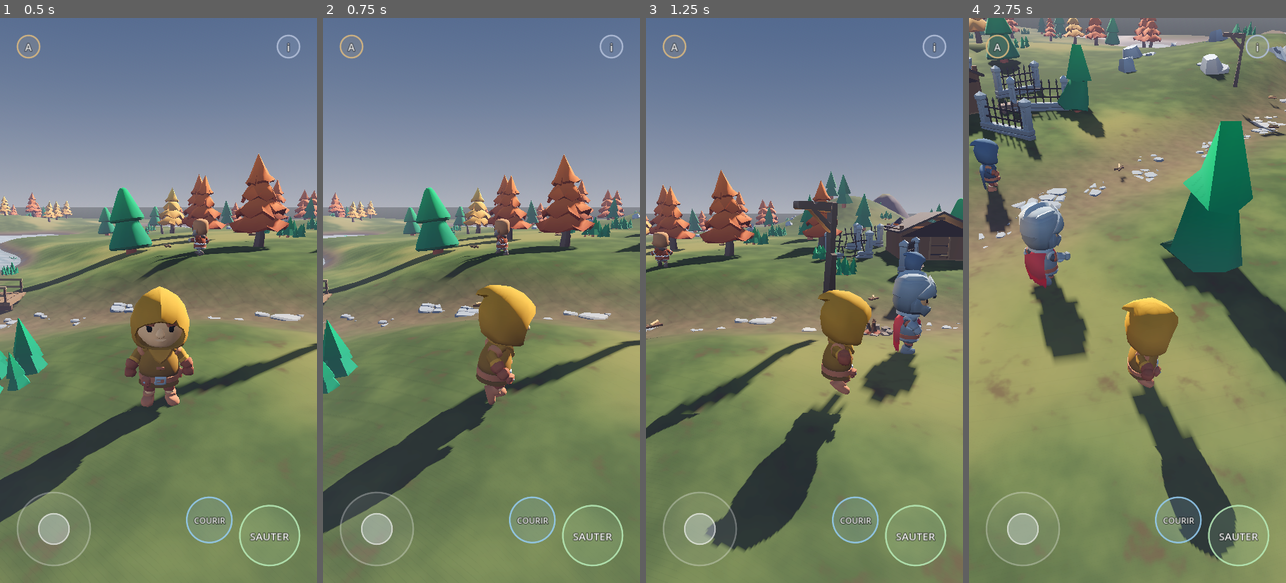
Above: before the commit, frames 1-4 (left to right).
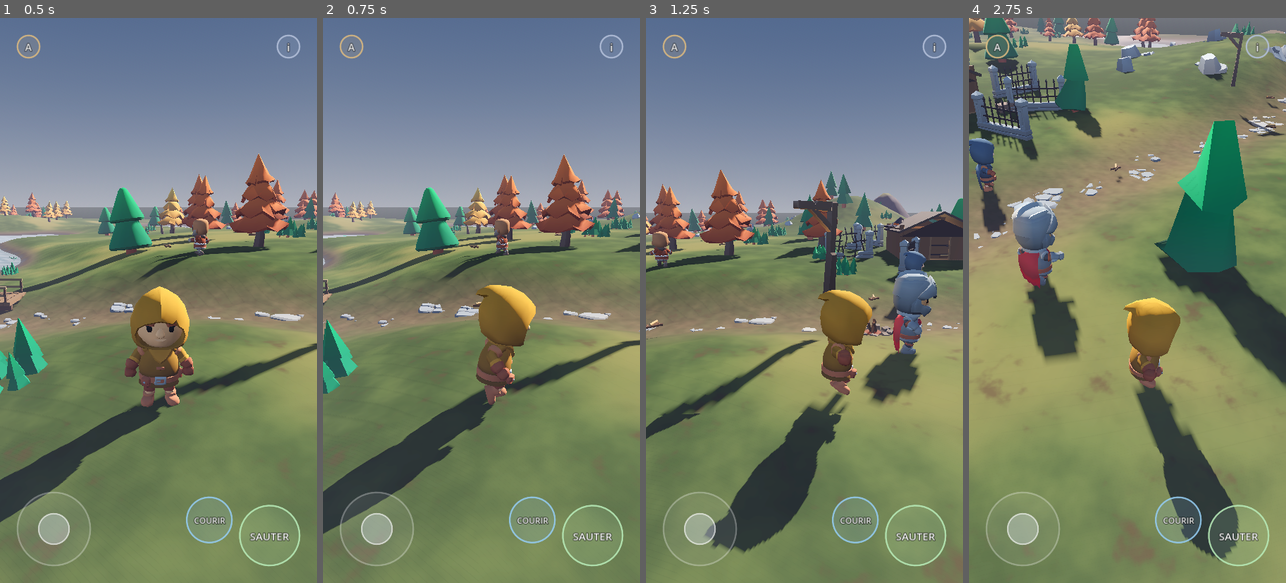
Above: after the commit, the same moments.

Repository: yori-gossart/Brume.godot
Game: Godot game, scene res://scenes/BenchmarkWorld.tscn
The game is run twice, just before and just after one commit, with the same random seed, the same clock (stepped at 60 frames per second) and the same inputs.
Inputs (mouse positions are in pixels of both pictures, inside the frame that each line leads up to):
- Up to frame 1 (0.5 s): no input
- Up to frame 2 (0.75 s): tap Enter at 0.5 s; move the mouse to (551, 272) at 0.52 s; hold D from 0.53 s (still down); hold Shift (sprint) from 0.53 s (still down); click (551, 272) at 0.67 s
- Up to frame 3 (1.25 s): keep holding D; keep holding Shift (sprint); tap Space (jump) at 0.77, 0.8, 1.07 s
- Up to frame 4 (2.75 s): release D at 1.25 s; release Shift (sprint) at 1.25 s; drag from (1064, 328) to (1111, 413) at 1.27 s; move the mouse to (1159, 176) at 2.02 s; hold D from 2.03 s (still down); hold E (interact) from 2.03 s (still down); tap Space (jump) at 2.3 s

Frame 1 is identical in both runs. In frame 2, less than 0.1% of the frame differs, in the area x 0-100%, y 25-92%; in frame 3, 1.6%; in frame 4, 9.5%, in the area x 0-100%, y 0-96%.

Commit message:
NOMADSLAND 0.2.1b — mobile movement tuning
Micro-patch on the A55-validated 0.2.1. Two settings, nothing else: the
jump, collisions, water, interactions, world physics, geometry, animations
and the data-driven architecture are all untouched.

Speeds
- WALK 3.4 -> 3.8 m/s, RUN 5.5 -> 5.8 m/s, SPRINT unchanged at 7.5.
  Acceleration and deceleration unchanged; no technical need arose.
  Measured over five seconds from a standing start: 18.6 m, 27.9 m, 36.2 m.
- out_of_spec() bands follow: WALK 3.2-4.0, RUN 5.2-6.2.

Forward steering corridor
- A virtual stick has no notch at twelve o'clock and no spring, so on the
  A55 a few degrees of thumb drift curved a straight run. Inside +/-15
  degrees of the forward axis the accidental lateral component is removed;
  over the next 9 degrees it fades back in on a smoothstep; past 24 degrees
  nothing is touched. Hard turns, diagonals, strafing and backing up keep
  the full analogue range — this is a wobble filter, not eight directions.
- The axis is a parameter, never a constant. Screen space has Y down, the
  controller's input space has +Y forward, the world has neither; an angle
  hardcoded against the wrong one works until the player turns around. So
  StickShaping takes the forward axis from its caller, MobileHud declares
  the one the widget really uses, and the test checks it against the
  direction the CharacterBody3D actually travels.
- Magnitude is preserved exactly: zeroing the lateral part of a unit vector
  would have cost 1.5% of speed at 10 degrees off axis. The corridor changes
  a direction and nothing else.
- Applied in _drag_stick() only. It is a property of a thumb on glass, not
  of the character, so keyboard, pad and tests writing move_input directly
  are not shaped.

Tests: 11 new checks. Five sweep the shaping function (the corridor edge is
shown continuous by sampling at two resolutions and watching the worst step
shrink in proportion, which a real discontinuity would not do); six drive
real touches through the real dispatcher and measure the body. All 195
legacy checks still green, none deleted, no threshold loosened.

Two measurement fixes in the foot-slide check, both forced by the new
speeds and neither of them slack: the half-stick sample dropped to 0.34 so
it still exercises Walking_A rather than crossing the gait change, and the
body speed is now medianed over the same window as the feet. The clip
floors were re-measured at the speeds actually used: Running_A sits at
35.4% at 3.8 m/s and 37.6% at 7.5 m/s.

Co-Authored-By: Claude Opus 5 <noreply@anthropic.com>
Claude-Session: https://claude.ai/code/session_015a69GCS57ztzpTt2984abL

Diff:
--- a/project.godot
+++ b/project.godot
@@ -12,13 +12,13 @@
 
 [application]
 
-config/name="NOMADSLAND — Godot 0.2.1"
-config/description="0.2.1 — movement, collision and game feel.
+config/name="NOMADSLAND — Godot 0.2.1b"
+config/description="0.2.1b — movement, collision and game feel.
 Mobile renderer, GDScript only, portrait. Every movement number lives in
 scripts/player/player_movement_config.gd (section 36); physics layers in
 docs/PHYSICS_CONVENTIONS.md. Main scene is the benchmark world; the review
 scene is scenes/testing/ArtPhysicsShowcase.tscn."
-config/version="0.2.1"
+config/version="0.2.1b"
 run/main_scene="res://scenes/BenchmarkWorld.tscn"
 config/features=PackedStringArray("4.3", "Mobile")
 config/icon="res://icon.svg"
--- a/scripts/player/player_movement_config.gd
+++ b/scripts/player/player_movement_config.gd
@@ -36,8 +36,16 @@
 ## 1.5 m/s is a slow amble — a real walk is about 1.4 and a jog 3.0 — and at
 ## this world's scale (a 160 m map, a river 18 m across) it meant a minute of
 ## nothing to get anywhere. These are deliberately faster than realistic.
-@export var walk_speed: float = 3.4
-@export var run_speed: float = 5.5
+##
+## 0.2.1b, after the first real run on the Galaxy A55: 3.4 and 5.5 were
+## close but the walk still dragged a little and the run wanted more bite.
+## 3.8 and 5.8. SPRINT was right and is untouched.
+##
+## 3.8 m/s is also, by luck rather than design, almost exactly the speed
+## Running_A was authored for (3.85 m/s), so the default gait now plays at
+## 0.99x — the most honest playback rate in the whole locomotion set.
+@export var walk_speed: float = 3.8
+@export var run_speed: float = 5.8
 @export var sprint_speed: float = 7.5
 ## How far the stick has to be pushed, with RUN held, before WALK becomes
 ## SPRINT. Below this, RUN held gives RUN.
@@ -161,10 +169,10 @@
 ## Returns an empty array when everything is inside its band.
 func out_of_spec() -> PackedStringArray:
 	var bad := PackedStringArray()
-	if walk_speed < 3.0 or walk_speed > 3.8:
-		bad.append("walk_speed %.2f outside 3.0..3.8 (section 2)" % walk_speed)
-	if run_speed < 5.0 or run_speed > 6.0:
-		bad.append("run_speed %.2f outside 5.0..6.0 (section 2)" % run_speed)
+	if walk_speed < 3.2 or walk_speed > 4.0:
+		bad.append("walk_speed %.2f outside 3.2..4.0 (0.2.1b section 1)" % walk_speed)
+	if run_speed < 5.2 or run_speed > 6.2:
+		bad.append("run_speed %.2f outside 5.2..6.2 (0.2.1b section 1)" % run_speed)
 	if sprint_speed < 7.0 or sprint_speed > 8.0:
 		bad.append("sprint_speed %.2f outside 7.0..8.0 (section 2)" % sprint_speed)
 	if not (walk_speed < run_speed and run_speed < sprint_speed):
--- a/scripts/ui/debug_hud.gd
+++ b/scripts/ui/debug_hud.gd
@@ -102,7 +102,7 @@
 	var objs := rs.get_rendering_info(RenderingServer.RENDERING_INFO_TOTAL_OBJECTS_IN_FRAME)
 
 	var lines := PackedStringArray()
-	lines.append("NOMADSLAND — GODOT 0.2.1   MOVEMENT")
+	lines.append("NOMADSLAND — GODOT 0.2.1b   MOVEMENT")
 	lines.append("FPS %d   min %d   avg %d" % [
 		Engine.get_frames_per_second(), int(_fps_min),
 		int(_fps_sum / maxf(_fps_n, 1))])
--- a/scripts/ui/mobile_hud.gd
+++ b/scripts/ui/mobile_hud.gd
@@ -23,6 +23,25 @@
 @export var stick_radius_ratio: float = 0.115
 @export var margin_ratio: float = 0.055
 @export var dead_zone: float = 0.13
+
+@export_group("Feel")
+## THE FORWARD AXIS OF THE STICK, in the space `move_input` is written in.
+##
+## PlayerController._wish_direction() computes `right * move_input.x +
+## forward * move_input.y`, so +Y is the axis that means "away from the
+## camera". Stated here as a value rather than baked into StickShaping,
+## because the corridor has to be relative to the axis this widget really
+## uses — the stick itself works in screen space, where +Y is DOWN, and an
+## angle measured against the wrong one of the two is a bug that only shows
+## up once the player turns around. tests/movement_test.gd checks it against
+## the direction the CharacterBody3D actually travels, not against this
+## constant.
+const FORWARD_AXIS := Vector2(0.0, 1.0)
+## Half-width of the "this is straight ahead" corridor, in degrees each side
+## of FORWARD_AXIS. See StickShaping.
+@export var forward_corridor_deg: float = StickShaping.CORRIDOR_DEG
+## How far past the corridor the lateral component fades back in.
+@export var corridor_blend_deg: float = StickShaping.BLEND_DEG
 
 var _player: PlayerController
 var _camera: PlayerCamera
@@ -245,9 +264,17 @@
 		out = Vector2.ZERO
 	else:
 		out = out.normalized() * inverse_lerp(dead_zone, 1.0, minf(out.length(), 1.0))
-	# Screen Y grows downwards; forward is up.
+	# Screen Y grows downwards; forward is up. From here on the vector is in
+	# the controller's input space, where +Y is forward.
+	var wish := Vector2(out.x, -out.y)
+	# 0.2.1b: straighten a thumb that is only approximately pointing forward.
+	# Applied HERE and not in the controller on purpose — this is a property
+	# of a thumb on glass, not of the character. A keyboard, a gamepad or a
+	# test writing move_input directly is not shaped, and should not be.
+	wish = StickShaping.forward_corridor(wish, FORWARD_AXIS,
+		forward_corridor_deg, corridor_blend_deg)
 	if _player:
-		_player.move_input = Vector2(out.x, -out.y)
+		_player.move_input = wish
 	queue_redraw()
 
 
--- /dev/null
+++ b/scripts/ui/stick_shaping.gd
@@ -0,0 +1,98 @@
+extends RefCounted
+class_name StickShaping
+##
+## THE FORWARD STEERING CORRIDOR (0.2.1b, section 2).
+##
+## Reported from the Galaxy A55: trying to run straight ahead, the smallest
+## sideways drift of the thumb immediately curves the character off line. A
+## virtual stick has no notch at twelve o'clock and no spring pulling back to
+## it, so "straight ahead" is a single exact angle out of 360 that a thumb
+## resting on glass cannot hold.
+##
+## The fix is a corridor around the forward axis in which the accidental
+## lateral component is removed, followed by a short band in which it fades
+## back in. Outside it, nothing is touched: hard turns, diagonals, strafing
+## and backing up all keep the full analogue range, because the point is to
+## stop a 4 degree wobble becoming a curve, NOT to turn the stick into eight
+## directions.
+##
+## THE AXIS IS A PARAMETER, NOT A CONSTANT.
+##
+## This file never assumes which way "forward" points. The stick works in
+## screen space (Y down), the controller works in an input space where +Y is
+## away from the camera, and the world works in metres — three conventions,
+## and an angle hardcoded against the wrong one is a bug that looks like it
+## works until someone turns around. The caller passes the forward axis it
+## actually uses, and everything here is computed relative to it.
+##
+## MAGNITUDE IS PRESERVED EXACTLY.
+##
+## Zeroing the lateral part of a unit vector leaves a vector shorter than
+## one: at 10 degrees off forward that is a 1.5% speed cut, which would mean
+## the corridor quietly slowed the player down. So the corrected vector is
+## rescaled to the length it came in with. The corridor changes DIRECTION
+## and nothing else — section 4's test G measures exactly that.
+
+## Half-width of the corridor: inside this angle from forward, the lateral
+## component is removed entirely. 15 degrees each side = a 30 degree corridor.
+const CORRIDOR_DEG := 15.0
+## How far past the corridor the lateral component takes to come fully back.
+## Without it the corridor edge is a cliff the player can feel.
+const BLEND_DEG := 9.0
+
+
+## Shape a stick vector so that near-forward input reads as forward.
+##
+## `v`       the raw stick vector, in whatever space the caller uses
+## `forward` that same space's forward axis (need not be normalised)
+##
+## Returns a vector with the same length as `v` and a direction that has been
+## straightened if it was near forward.
+static func forward_corridor(v: Vector2, forward: Vector2,
+		corridor_deg: float = CORRIDOR_DEG,
+		blend_deg: float = BLEND_DEG) -> Vector2:
+	var mag := v.length()
+	if mag < 0.0001 or forward.length_squared() < 0.0001 or corridor_deg <= 0.0:
+		return v
+
+	var f := forward.normalized()
+	# Left-hand perpendicular of the forward axis. Which of the two
+	# perpendiculars it is does not matter: the lateral component is measured
+	# and rebuilt along the same one, so the sign cancels.
+	var side := Vector2(-f.y, f.x)
+	var along := v.dot(f)
+	var lateral := v.dot(side)
+
+	# Only the forward half of the stick has a corridor. Pulling back is a
+	# deliberate act with no "straight ahead" to snap to, and section 2 is
+	# explicit that backing up must keep working exactly as it does now.
+	if along <= 0.0:
+		return v
+
+	var angle := rad_to_deg(atan2(absf(lateral), along))
+	var keep := 1.0
+	if angle <= corridor_deg:
+		keep = 0.0
+	elif blend_deg > 0.0 and angle < corridor_deg + blend_deg:
+		# smoothstep, so the lateral component reappears with no corner: its
+		# rate of change is zero at both ends of the band.
+		keep = smoothstep(corridor_deg, corridor_deg + blend_deg, angle)
+
+	if is_equal_approx(keep, 1.0):
+		return v
+
+	var shaped := f * along + side * (lateral * keep)
+	if shaped.length_squared() < 0.0000001:
+		return v
+	# Same intensity in, same intensity out.
+	return shaped.normalized() * mag
+
+
+## The angle, in degrees, between `v` and `forward`. Signed, positive towards
+## the left-hand perpendicular. Used by the tests to say what the stick asked
+## for and what came out.
+static func angle_from(v: Vector2, forward: Vector2) -> float:
+	if v.length_squared() < 0.0000001 or forward.length_squared() < 0.0000001:
+		return 0.0
+	var f := forward.normalized()
+	return rad_to_deg(atan2(v.dot(Vector2(-f.y, f.x)), v.dot(f)))
--- a/tests/movement_test.gd
+++ b/tests/movement_test.gd
@@ -71,6 +71,7 @@
 	await _t_sprint_interaction()
 	await _t_doors_at_speed()
 	await _t_mobile_ui()
+	await _t_forward_corridor()
 
 	print("\n=== RESULTS ===")
 	for c in checks:
@@ -1175,6 +1176,208 @@
 	return out
 
 
+# ==================================================== 0.2.1b section 2 ====
+## THE FORWARD STEERING CORRIDOR.
+##
+## Two halves, because they answer different questions.
+##
+## The first sweeps the shaping function itself at half-degree resolution.
+## That is where continuity and monotonicity can actually be established —
+## you cannot prove "no abrupt edge" from six samples driven through a
+## physics engine.
+##
+## The second drives REAL TOUCHES through the real dispatcher and measures
+## the direction the CharacterBody3D actually travels, against the camera's
+## own axes. Section 4 asks for exactly that, and it is the half that would
+## catch the failure the brief warns about: a corridor computed against the
+## wrong convention looks perfect in the widget and steers the character
+## sideways.
+func _t_forward_corridor() -> void:
+	var hud: MobileHud = world.get_node_or_null("UI/MobileHud") as MobileHud
+	if hud == null:
+		_ok("FORWARD CORRIDOR", false, "no MobileHud in the scene")
+		return
+	var fwd := MobileHud.FORWARD_AXIS
+	var corridor: float = hud.forward_corridor_deg
+	var blend: float = hud.corridor_blend_deg
+
+	# ---------- the shaping function, swept ------------------------------
+	var coarse := _sweep_corridor(fwd, corridor, blend, 0.5)
+	var fine := _sweep_corridor(fwd, corridor, blend, 0.125)
+
+	_ok("CORRIDOR STRAIGHTENS THE WOBBLE", float(coarse["inside_max"]) < 0.01,
+		"worst residual inside +/-%.0f deg: %.4f deg" % [corridor, coarse["inside_max"]])
+	_ok("CORRIDOR LEAVES REAL TURNS ALONE", float(coarse["outside_err"]) < 0.01,
+		"worst error beyond %.0f deg: %.4f deg (full analogue range kept)"
+			% [corridor + blend, coarse["outside_err"]])
+
+	# "No abrupt edge" is a statement about CONTINUITY, and a threshold on the
+	# step between two samples cannot express it: a 9 degree band that has to
+	# give back 24 degrees is necessarily steep in the middle, and a steep
+	# ramp is not a cliff.
+	#
+	# What separates the two is how the biggest step behaves when the samples
+	# are moved closer together. For a continuous function it shrinks in
+	# proportion — quarter the spacing, quarter the step. Across a real jump
+	# it does not shrink at all. So: sweep at 0.5 deg and at 0.125 deg and
+	# compare.
+	var jump_c: float = coarse["worst_jump"]
+	var jump_f: float = fine["worst_jump"]
+	var ratio := jump_f / maxf(jump_c, 0.000001)
+	_ok("CORRIDOR EDGE IS NOT A CLIFF",
+		ratio < 0.5 and bool(coarse["monotone"]) and jump_c < 3.0,
+		"worst step %.3f deg at 0.5 deg spacing, %.3f deg at 0.125 deg (ratio %.2f; a jump would stay near 1.00); monotone: %s"
+			% [jump_c, jump_f, ratio, coarse["monotone"]])
+	# The transition has to actually transition: partway through the blend
+	# band the output must be between "straightened" and "untouched".
+	var mid := corridor + blend * 0.5
+	var mid_out := StickShaping.angle_from(
+		StickShaping.forward_corridor(
+			Vector2(-sin(deg_to_rad(mid)), cos(deg_to_rad(mid))), fwd, corridor, blend),
+		fwd)
+	_ok("CORRIDOR BLEND IS PROGRESSIVE", mid_out > 0.05 and mid_out < mid - 0.05,
+		"at %.1f deg in, %.2f deg out (0 would be a hard snap, %.1f would be no blend)"
+			% [mid, mid_out, mid])
+	_ok("CORRIDOR KEEPS STICK INTENSITY", float(coarse["mag_err"]) < 0.0001,
+		"worst magnitude change across the sweep: %.6f" % coarse["mag_err"])
+	# Backing up has no "straight ahead" to snap to and must be untouched.
+	var back := Vector2(0.2, -0.9)
+	_ok("CORRIDOR IGNORES THE BACK HALF",
+		StickShaping.forward_corridor(back, fwd, corridor, blend).is_equal_approx(back),
+		"a stick pulled back comes out unchanged: %s" % str(back))
+
+	# ---------- and now the body ------------------------------------------
+	var spot := _flat_spot()
+	if spot == Vector3.INF:
+		_ok("CORRIDOR ON THE BODY", false, "no flat ground found")
+		return
+	hud.process_mode = Node.PROCESS_MODE_INHERIT
+	hud.call("_layout")
+	var stick_c: Vector2 = hud.get("_stick_c")
+	var stick_r: float = hud.get("_stick_r")
+	var yaw := 0.0
+	var forward3 := Vector3(-sin(yaw), 0.0, -cos(yaw))
+	var right3 := Vector3(cos(yaw), 0.0, -sin(yaw))
+
+	var measured := {}
+	var speeds := {}
+	for want: float in [0.0, 8.0, 15.0, 24.0, 45.0, 90.0, -8.0, -45.0]:
+		await _place(spot)
+		player.camera_yaw = yaw
+		_touch(hud, 0, stick_c, true)
+		# Screen space has Y down, so the same direction is mirrored in Y.
+		var d := Vector2(-sin(deg_to_rad(want)), -cos(deg_to_rad(want)))
+		_drag(hud, 0, stick_c + d * stick_r * 0.92)
+		for _i in 55:
+			await physics_frame
+			player.camera_yaw = yaw
+		var vel := Vector3(player.velocity.x, 0.0, player.velocity.z)
+		var got := 0.0
+		if vel.length() > 0.2:
+			got = rad_to_deg(atan2(-vel.dot(right3), vel.dot(forward3)))
+		measured[want] = got
+		speeds[want] = vel.length()
+		_touch(hud, 0, stick_c, false)
+		await physics_frame
+
+	# A. dead ahead, and B. small wobbles either side.
+	var straight_worst := 0.0
+	for want: float in [0.0, 8.0, -8.0]:
+		straight_worst = maxf(straight_worst, absf(float(measured[want])))
+	_ok("BODY RUNS STRAIGHT IN THE CORRIDOR", straight_worst < 1.5,
+		"thumb at 0 / +8 / -8 deg -> body at %.2f / %.2f / %.2f deg off the camera axis"
+			% [measured[0.0], measured[8.0], measured[-8.0]])
+
+	# E and F. A deliberate diagonal, a hard turn, and the mirror of each.
+	var turn_worst := 0.0
+	for want: float in [45.0, 90.0, -45.0]:
+		turn_worst = maxf(turn_worst, absf(float(measured[want]) - want))
+	_ok("BODY KEEPS DELIBERATE TURNS", turn_worst < 2.5,
+		"thumb at +45 / +90 / -45 -> body at %.1f / %.1f / %.1f deg"
+			% [measured[45.0], measured[90.0], measured[-45.0]])
+
+	# D, on the body: the edge of the corridor and the middle of the blend
+	# must sit between straightened and untouched.
+	var edge := float(measured[15.0])
+	var blended := float(measured[24.0])
+	_ok("BODY SHOWS THE BLEND", absf(edge) < 2.0 and blended > 20.0,
+		"thumb at the corridor edge (15 deg) -> %.2f deg; past the blend (24 deg) -> %.2f deg"
+			% [edge, blended])
+
+	# G. the corridor must not have cost any speed.
+	var s0: float = speeds[0.0]
+	var s8: float = speeds[8.0]
+	var s45: float = speeds[45.0]
+	_ok("CORRIDOR COSTS NO SPEED",
+		absf(s8 - s0) < s0 * 0.02 and absf(s45 - s0) < s0 * 0.02,
+		"same stick intensity: %.3f m/s straight, %.3f m/s at 8 deg, %.3f m/s at 45 deg"
+			% [s0, s8, s45])
+
+	# H. and none of it may cost the stick when a second thumb arrives.
+	await _place(spot)
+	player.camera_yaw = yaw
+	_touch(hud, 0, stick_c, true)
+	var d8 := Vector2(-sin(deg_to_rad(8.0)), -cos(deg_to_rad(8.0)))
+	_drag(hud, 0, stick_c + d8 * stick_r * 0.92)
+	await physics_frame
+	var before_input := player.move_input
+	var jumps_before := player.jumps_made
+	_touch(hud, 1, hud.get("_jump_c"), true)
+	for _i in 10:
+		await physics_frame
+	var after_input := player.move_input
+	_touch(hud, 1, hud.get("_jump_c"), false)
+	var run_c: Vector2 = hud.get("_run_c")
+	_touch(hud, 2, run_c, true)
+	_touch(hud, 2, run_c, false)
+	await physics_frame
+	var sprinting := player.run_held
+	var still_held := player.move_input
+	_touch(hud, 0, stick_c, false)
+	_touch(hud, 2, run_c, true)
+	_touch(hud, 2, run_c, false)
+	await physics_frame
+	hud.process_mode = Node.PROCESS_MODE_DISABLED
+	_ok("CORRIDOR SURVIVES MULTITOUCH",
+		before_input.is_equal_approx(after_input)
+			and still_held.is_equal_approx(after_input)
+			and player.jumps_made > jumps_before and sprinting
+			and absf(before_input.x) < 0.01,
+		"stick %s held through a jump (%d) and a sprint tap (%s), still straightened"
+			% [str(before_input), player.jumps_made - jumps_before, sprinting])
+
+
+## Sweep the shaper from dead ahead to 70 degrees at `step` degree spacing.
+func _sweep_corridor(fwd: Vector2, corridor: float, blend: float,
+		step: float) -> Dictionary:
+	var inside_max := 0.0
+	var outside_err := 0.0
+	var worst_jump := 0.0
+	var mag_err := 0.0
+	var monotone := true
+	var prev_out := 0.0
+	var a := 0.0
+	var first := true
+	while a <= 70.0:
+		var v := Vector2(-sin(deg_to_rad(a)), cos(deg_to_rad(a))) * 0.8
+		var shaped := StickShaping.forward_corridor(v, fwd, corridor, blend)
+		var out := StickShaping.angle_from(shaped, fwd)
+		mag_err = maxf(mag_err, absf(shaped.length() - v.length()))
+		if a <= corridor:
+			inside_max = maxf(inside_max, absf(out))
+		elif a >= corridor + blend:
+			outside_err = maxf(outside_err, absf(out - a))
+		if not first:
+			worst_jump = maxf(worst_jump, absf(out - prev_out))
+			if out < prev_out - 0.0001:
+				monotone = false
+		prev_out = out
+		first = false
+		a += step
+	return {"inside_max": inside_max, "outside_err": outside_err,
+		"worst_jump": worst_jump, "mag_err": mag_err, "monotone": monotone}
+
+
 func _touch(hud: Node, index: int, pos: Vector2, pressed: bool) -> void:
 	var e := InputEventScreenTouch.new()
 	e.index = index
--- a/tools/benchmark_tests.gd
+++ b/tools/benchmark_tests.gd
@@ -201,8 +201,13 @@
 	# ACTUALLY selected, asked of the rig rather than guessed from the speed.
 	# The half-stick sample is what still exercises Walking_A.
 	var floors := {"walk": 0.28, "run": 0.47, "idle": 0.28}
+	# 0.2.1b moved the WALK ceiling from 3.4 to 3.8 m/s, which moved the
+	# half-stick sample from 1.48 to 1.66 m/s — just past the 1.64 m/s gait
+	# change, so it started playing Running_A and Walking_A stopped being
+	# exercised at all. The probe exists to cover the walk clip, so its stick
+	# position follows the ceiling down: 0.34 of 3.8 is 1.29 m/s.
 	for probe: Dictionary in [
-			{"name": "half stick", "mag": 0.45, "run": false},
+			{"name": "half stick", "mag": 0.34, "run": false},
 			{"name": "walk tier", "mag": 1.0, "run": false},
 			{"name": "sprint", "mag": 1.0, "run": true}]:
 		var m := await _foot_slide(lt, rt, sk, bool(probe["run"]), float(probe["mag"]))
@@ -215,6 +220,13 @@
 
 ## Median world-space speed of whichever foot is planted, over ~2 s of
 ## steady-state locomotion.
+##
+## The route is a fixed point and a fixed heading on purpose: it is the same
+## stretch of ground the 0.1 and 0.2 measurements used, so the numbers stay
+## comparable across versions. A "flattest lane on the map" search was tried
+## in 0.2.1b and made things worse — flat by terrain height is not the same
+## as clear of trees, and a run-up that clips a trunk reports the collision
+## as foot slide.
 func _foot_slide(lt: int, rt: int, sk: Skeleton3D, run: bool, mag: float = 1.0) -> Dictionary:
 	await _place(Vector3(8, 0, 46))
 	player.camera_yaw = 0.0
@@ -223,7 +235,6 @@
 	# Let the speed and the blend settle before measuring.
 	for _i in 70:
 		await physics_frame
-	var body_speed := player.horizontal_speed
 	# Which clip the rig settled on, straight from the rig.
 	var gait := player.gait_name()
 	# The true world path of the foot, not an approximation: bone poses are
@@ -233,9 +244,17 @@
 	var prev_l: Vector3 = sk.global_transform * sk.get_bone_global_pose(lt).origin
 	var prev_r: Vector3 = sk.global_transform * sk.get_bone_global_pose(rt).origin
 	var samples := []
+	# The body speed is sampled over the SAME window as the feet and reduced
+	# the same way. Taking it once before the loop and comparing it against a
+	# two-second median of the feet skews the ratio by however much the
+	# ground tilted in between — which is exactly how the walk-tier sample
+	# came to read 46% against a 47% limit while the sprint, four times
+	# faster, read 44%.
+	var body_samples := []
 	var dt := 1.0 / float(Engine.physics_ticks_per_second)
 	for _i in 120:
 		await physics_frame
+		body_samples.append(player.horizontal_speed)
 		var wl: Vector3 = sk.global_transform * sk.get_bone_global_pose(lt).origin
 		var wr: Vector3 = sk.global_transform * sk.get_bone_global_pose(rt).origin
 		var sl := Vector2(wl.x - prev_l.x, wl.z - prev_l.z).length() / dt
@@ -246,7 +265,9 @@
 	player.move_input = Vector2.ZERO
 	player.run_held = false
 	samples.sort()
+	body_samples.sort()
 	var med: float = samples[samples.size() / 2]
+	var body_speed: float = body_samples[body_samples.size() / 2]
 	return {"foot": med, "body": body_speed, "gait": gait,
 		"ratio": med / maxf(body_speed, 0.001)}
 
--- a/tools/calibrate_stride.gd
+++ b/tools/calibrate_stride.gd
@@ -20,7 +20,14 @@
 	var lt := sk.find_bone("toes.l")
 	var rt := sk.find_bone("toes.r")
 
-	for pair in [["Walking_A", 2.0], ["Running_A", 5.0], ["Walking_B", 2.0], ["Running_B", 5.0]]:
+	# Sampled at the speeds the game actually asks each clip to cover, because
+	# the residual is not the same at every speed: a run clip stretched to
+	# 7.5 m/s and the same clip slowed to 3.8 m/s have different flight
+	# fractions, so "the floor" is a curve, not a constant. 0.2.1b needed the
+	# 3.8 m/s figure — the new WALK ceiling plays Running_A.
+	for pair in [["Walking_A", 1.25], ["Walking_A", 2.0],
+			["Running_A", 3.8], ["Running_A", 5.0], ["Running_A", 7.5],
+			["Walking_B", 2.0], ["Running_B", 5.0]]:
 		var clip: String = pair[0]
 		var v: float = pair[1]
 		var best_k := 0.0
Not shown, changed: docs/GODOT_0.2.1_MOVEMENT_BUGFIX.md
Not shown, added: docs/GODOT_0.2.1b_MOBILE_TUNING.md
Not shown, changed: docs/PHYSICS_CONVENTIONS.md
Not shown, changed: tools/make_zip.sh
